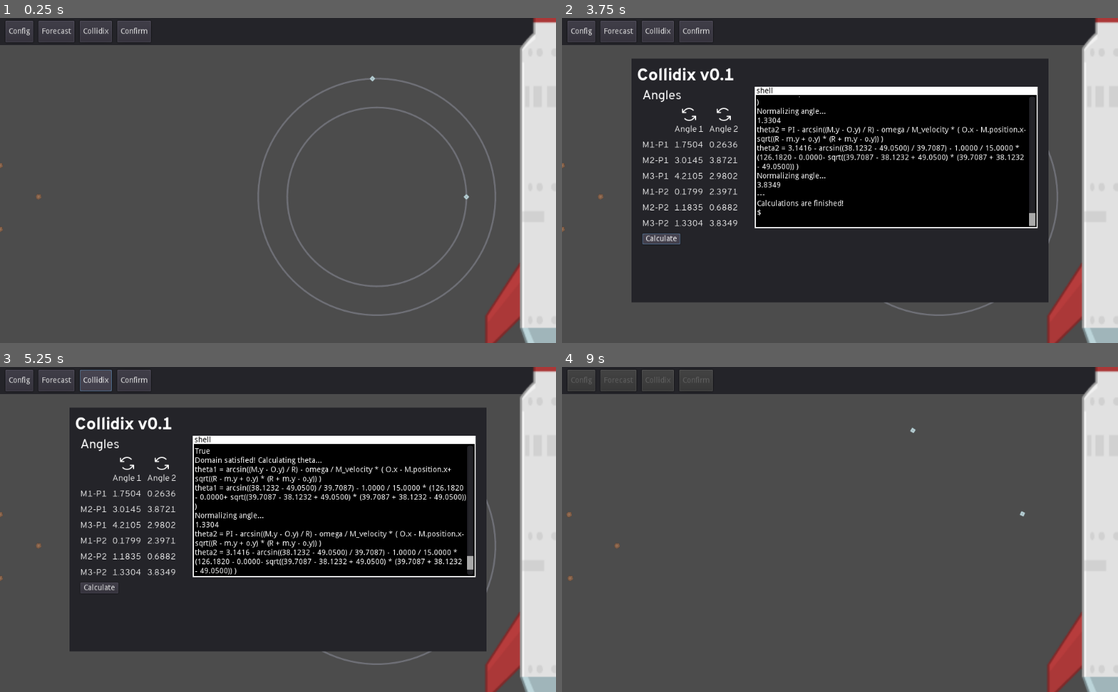
Above: before the commit, frames 1-4 (two rows, left to right).
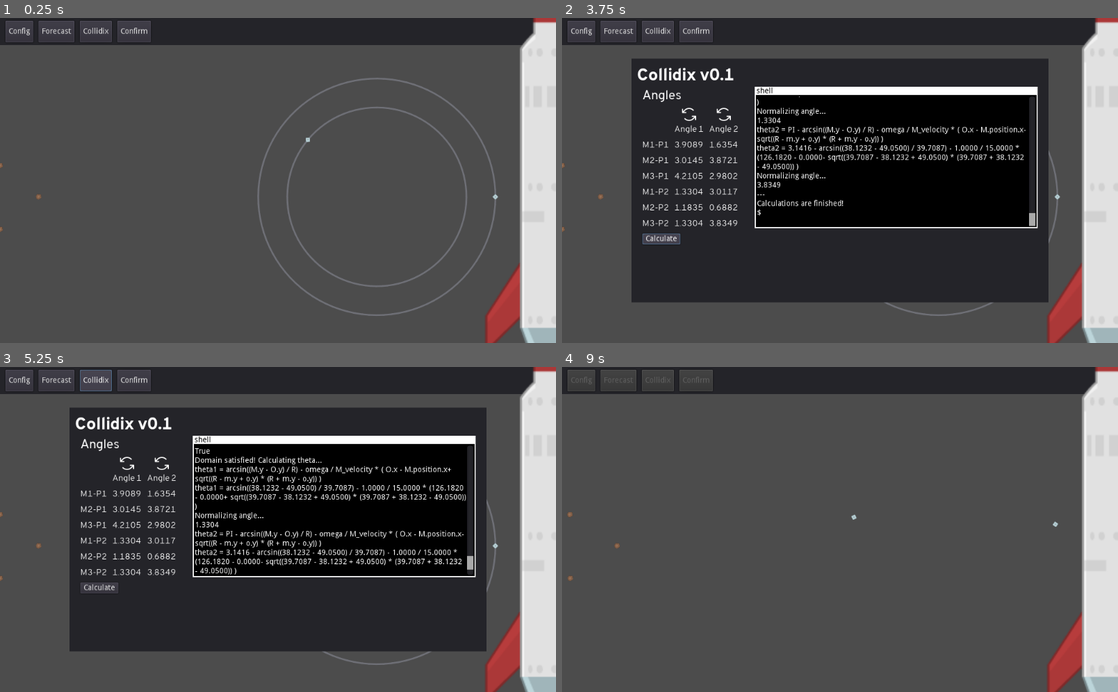
Above: after the commit, the same moments.

Repository: DrgnInventor/celestiarc
Game: Godot game, scene res://scenes/Levels/Level6.tscn
Same seed, same stepped clock (60 frames per second), same inputs: the game is played once before the commit and once after it. This scene is started directly instead of the project's main scene. The engine's default icon, where the game draws it, is replaced by a stand-in: a white triangle on a blue panel in a dark square.
Inputs:
- Up to frame 1 (0.25 s): no input
- Up to frame 2 (3.75 s): click "Confirm" at 0.5 s; click "Confirm" at 1.25 s; click "Forecast" at 2 s; click "Collidix" at 2.75 s; click "Calculate" at 3.5 s
- Up to frame 3 (5.25 s): click "Forecast" at 4.25 s; click "Collidix" at 5 s
- Up to frame 4 (9 s): click "Calculate" at 5.75 s; click "Forecast" at 6.5 s; click "Collidix" at 7.25 s; click "Confirm" at 8 s; click "Yes" at 8.75 s

The runs differ from the first frame. In frame 1, less than 0.1% of the frame differs, in the area x 55-90%, y 17-56%; in frame 2, 0.2%, in the area x 20-90%, y 38-56%; in frame 3, 0.2%; in frame 4, less than 0.1%.

Commit message:
Winable lvl 6 and 7

Diff:
--- a/scenes/Levels/Level6.tscn
+++ b/scenes/Levels/Level6.tscn
@@ -21,7 +21,7 @@
 
 [node name="Meteor" parent="Meteors" index="0"]
 position = Vector2( 0, 272.707 )
-velocity = 13.0
+velocity = 14.3003
 canon_coord = Vector2( 0, 59.5078 )
 
 [node name="Meteor2" parent="Meteors" index="1"]
--- a/scenes/Levels/Level7.tscn
+++ b/scenes/Levels/Level7.tscn
@@ -18,7 +18,7 @@
 
 [node name="Meteor" parent="Meteors" index="0"]
 position = Vector2( 0, 404.207 )
-velocity = 10.0
+velocity = 19.0819
 canon_coord = Vector2( 0, 35.5988 )
 
 [node name="Meteor2" parent="Meteors" index="1"]
--- a/scripts/BaseLevel.gd
+++ b/scripts/BaseLevel.gd
@@ -43,8 +43,8 @@
 	forecast_overlay.gen_tables(current_meteors, current_platforms)
 
 	var m = current_meteors[0] # Meteor whose velocity I want to change
-	var p = current_platforms[1] # Platform on which meteor will collide
-	var theta = 1.6078 # the rotational_offset I want to get
+	var p = current_platforms[0] # Platform on which meteor will collide
+	var theta = 2.4488 # the rotational_offset I want to get
 	print("meteor name: ", m.name)
 	print("platform name: ", p.name)
 	p.rotational_offset = theta
